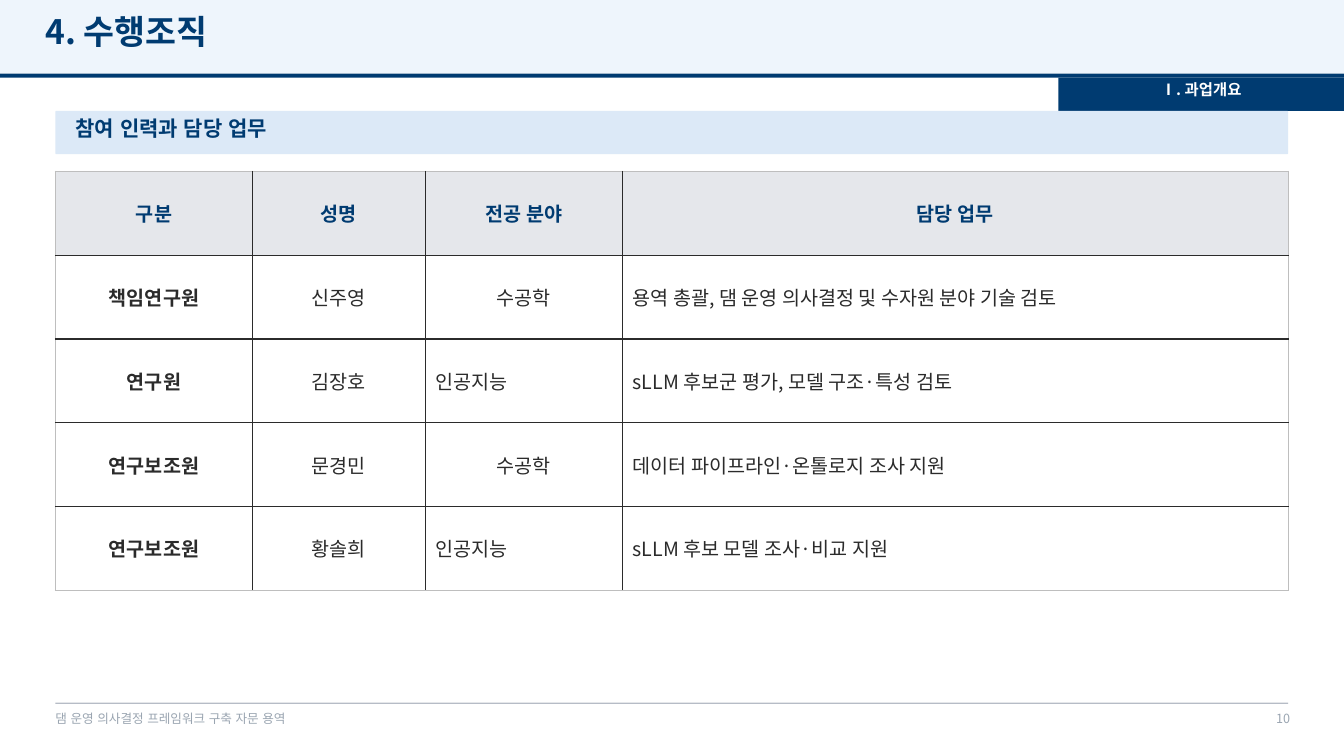
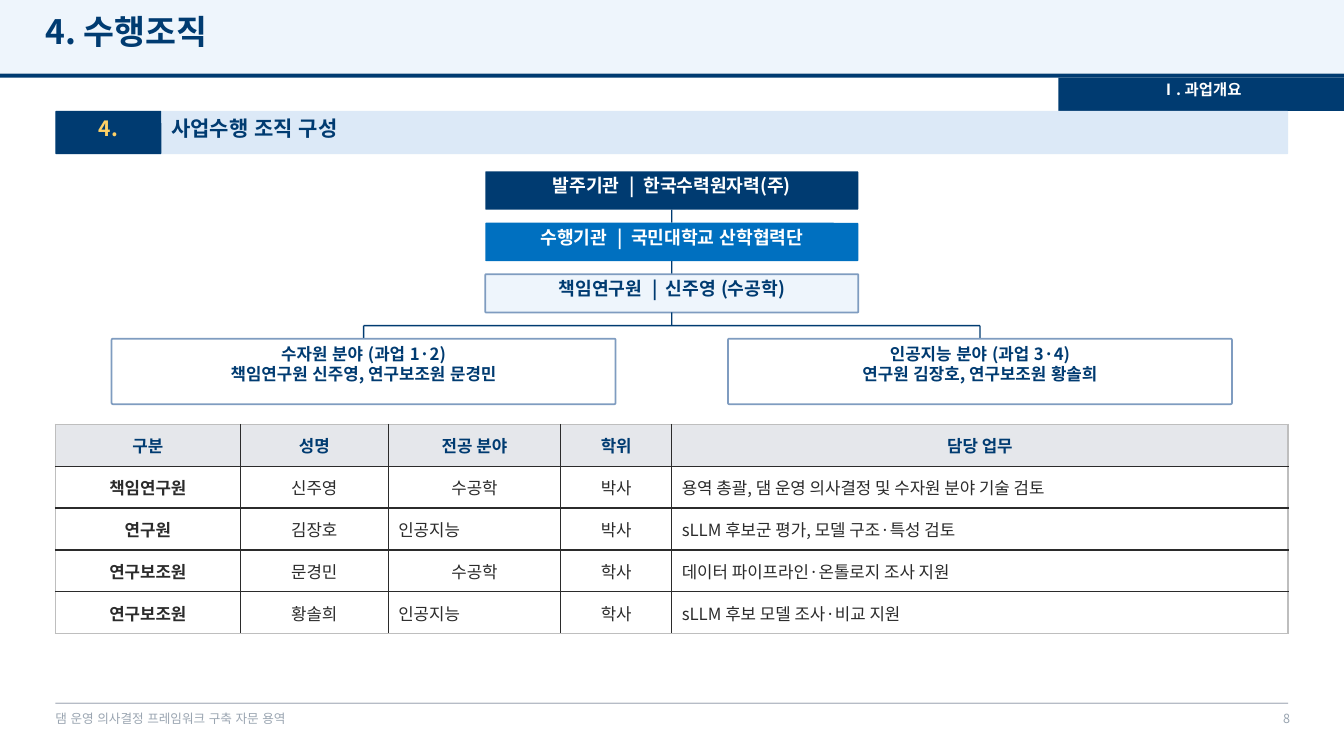
Before and after one commit to mkm1119/KGRAG-LLM, a slide deck: slide 8 of project_khnp/2026.12.09_최종보고회_발표자료_템플릿.pptx (slide 10 before the commit). Drawn at 1344x756 pixels with LibreOffice and Linux fonts; fonts in the diff are those of the drawing; background and template pictures are left out. Boxes give left, top, right and bottom in pixels: in the first picture for what was removed or moved away, otherwise in the second. Text is boxed around its words. In the diff, an @@ line names an element or a change of style, - is before the commit and + after.

```diff
--- a/project_khnp/2026.12.09_최종보고회_발표자료_템플릿.pptx
+++ b/project_khnp/2026.12.09_최종보고회_발표자료_템플릿.pptx
@@ rounded rectangle added at (55, 111, 161, 154), fill #003B71 @@
@@ text removed at (76, 118, 267, 138) @@
-참여 인력과 담당 업무
@@ text added at (171, 118, 338, 138), 15 pt, text #003B71, bold @@
+사업수행 조직 구성
@@ text added at (99, 120, 118, 137), 15 pt, text #FFD166, bold @@
+4.
@@ rounded rectangle added at (486, 171, 859, 210), fill #003B71 @@
@@ text added at (553, 176, 790, 196), 13 pt, text #FFFFFF, bold @@
+발주기관 | 한국수력원자력(주)
@@ rounded rectangle added at (486, 223, 859, 261), fill #0070C0 @@
@@ text added at (541, 228, 804, 246), 13 pt, text #FFFFFF, bold @@
+수행기관 | 국민대학교 산학협력단
@@ rectangle added at (671, 210, 673, 223), fill #003B71 @@
@@ rectangle added at (671, 261, 673, 274), fill #003B71 @@
@@ rounded rectangle added at (486, 274, 859, 313), fill #EEF5FC, outline #7F9CC0 1.25 pt @@
@@ text added at (559, 279, 785, 299), 13 pt, text #003B71, bold @@
+책임연구원 | 신주영 (수공학)
@@ rectangle added at (363, 326, 364, 339), fill #003B71 @@
@@ rectangle added at (364, 325, 981, 326), fill #003B71 @@
@@ rectangle added at (671, 313, 673, 326), fill #003B71 @@
@@ rectangle added at (980, 326, 981, 339), fill #003B71 @@
@@ rounded rectangle added at (112, 339, 616, 404), fill #FFFFFF, outline #7F9CC0 1.25 pt @@
@@ text added at (231, 346, 496, 384), 12 pt, text #003B71, bold @@
+수자원 분야 (과업 1·2)
+책임연구원 신주영, 연구보조원 문경민
@@ rounded rectangle added at (728, 339, 1232, 404), fill #FFFFFF, outline #7F9CC0 1.25 pt @@
@@ text added at (862, 346, 1097, 384), 12 pt, text #003B71, bold @@
+인공지능 분야 (과업 3·4)
+연구원 김장호, 연구보조원 황솔희
@@ table at (55, 424, 1289, 634) @@
+column 4: 학위 | 박사 | 박사 | 학사 | 학사
@@ table: place and size @@
-table at (55, 171, 1289, 591)
+table at (55, 424, 1289, 634)
@@ page number at (1283, 714, 1290, 723): text changed @@
-10
+8
```
Also in this commit, not shown: 15 other slides changed, 2 slides added, 2 slides removed, 1 other file.
